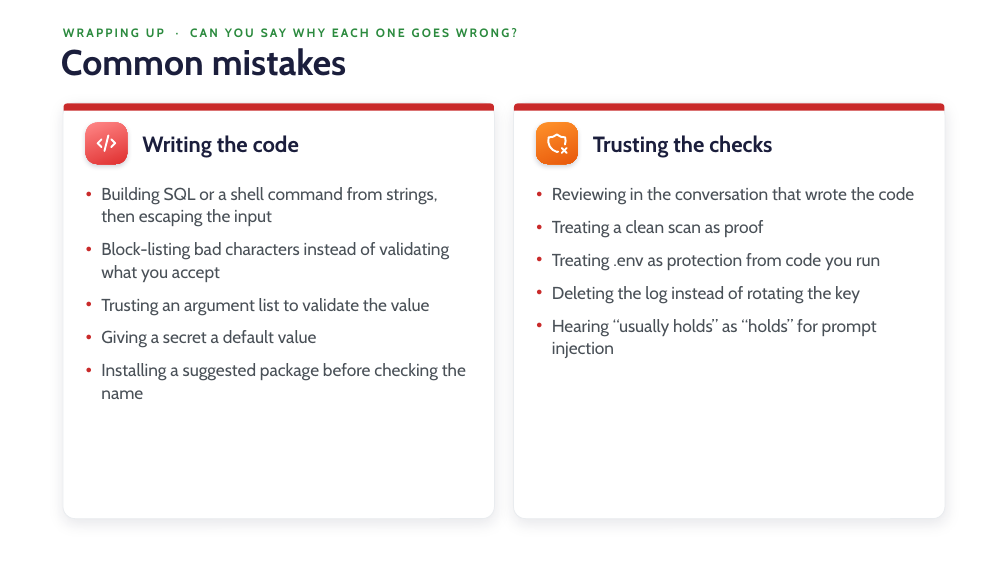
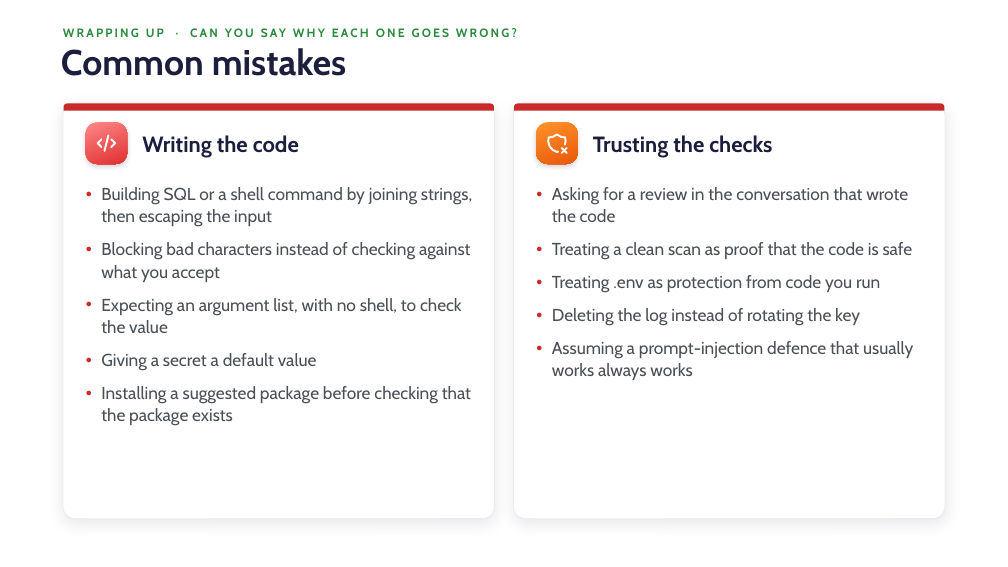
Before and after one commit to danielcregg/ai-assisted-programming, a slide deck: slide 51 of lectures-and-labs/week08/security-lecture.pptx. Drawn at 1008x567 pixels with LibreOffice and Linux fonts; fonts in the diff are those of the drawing; background and template pictures are left out. Boxes give left, top, right and bottom in pixels: in the first picture for what was removed or moved away, otherwise in the second. Text is boxed around its words. In the diff, an @@ line names an element or a change of style, - is before the commit and + after.

```diff
--- a/lectures-and-labs/week08/security-lecture.pptx
+++ b/lectures-and-labs/week08/security-lecture.pptx
@@ text at bbox=[101, 187, 472, 333]: text changed @@
-● Building SQL or a shell command from strings, then escaping the input
-● Block-listing bad characters instead of validating what you accept
-● Trusting an argument list to validate the value
+● Building SQL or a shell command by joining strings, then escaping the input
+● Blocking bad characters instead of checking against what you accept
+● Expecting an argument list, with no shell, to check the value
@@ text at bbox=[552, 187, 913, 260]: text changed @@
-● Reviewing in the conversation that wrote the code
-● Treating a clean scan as proof
+● Asking for a review in the conversation that wrote the code
+● Treating a clean scan as proof that the code is safe
@@ text at bbox=[552, 341, 913, 380]: text changed @@
-● Hearing “usually holds” as “holds” for prompt injection
+● Assuming a prompt-injection defence that usually works always works
@@ text at bbox=[101, 386, 471, 426]: text changed @@
-● Installing a suggested package before checking the name
+● Installing a suggested package before checking that the package exists
```
Also in this commit, not shown: 51 other slides changed, 1 other file.
